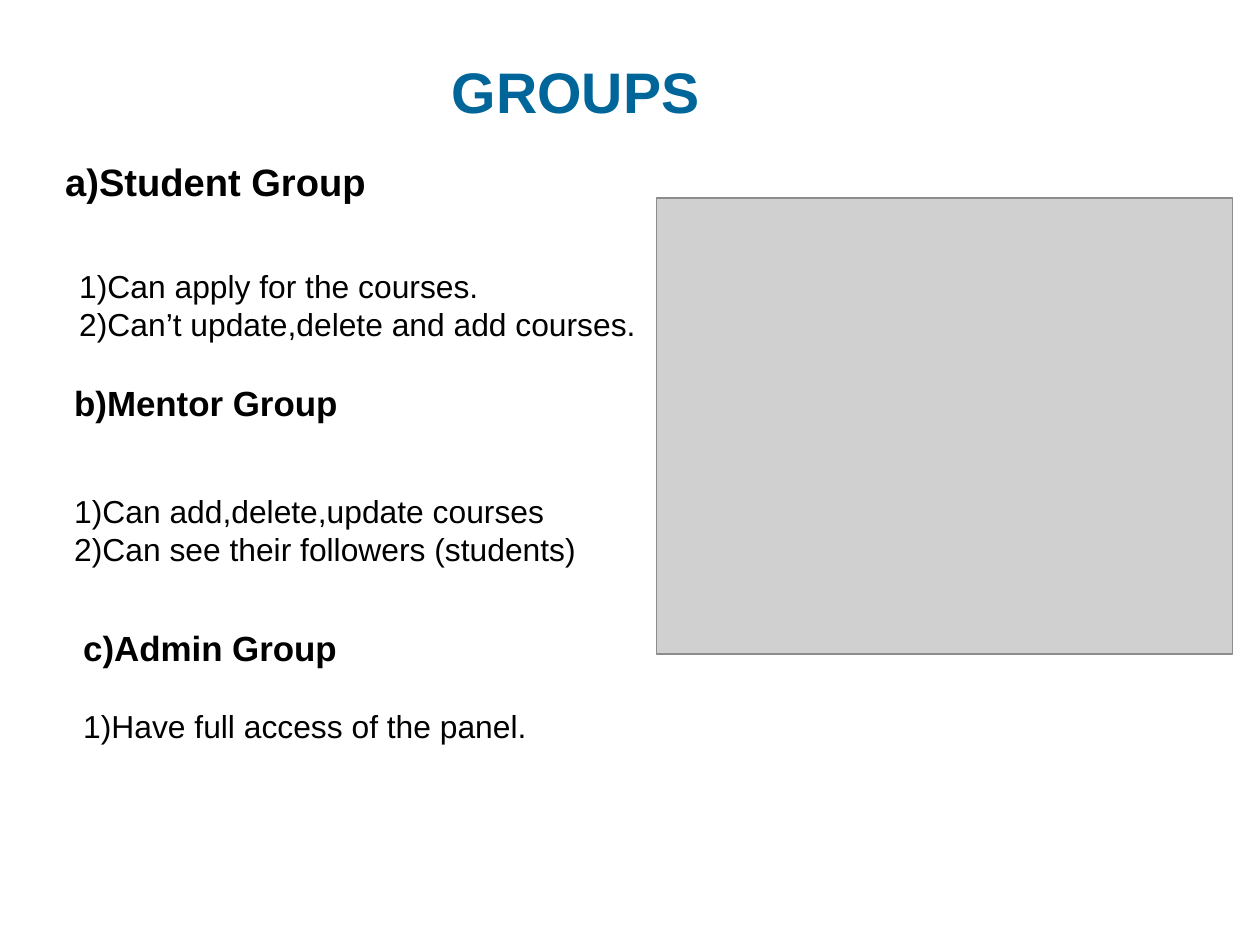
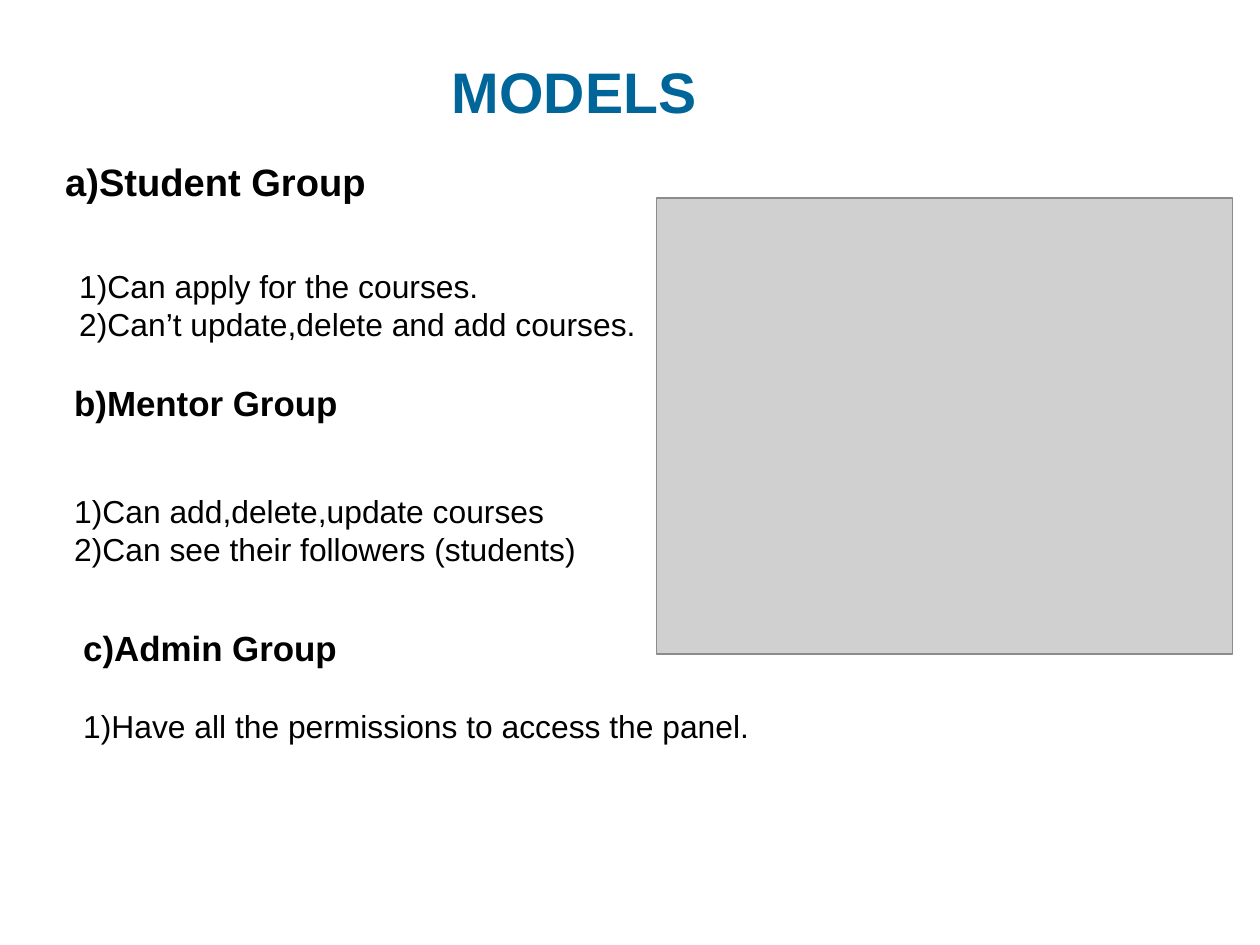
Before and after one commit to lokesh9026/backend, a slide deck: slide 5 of djangoproject/ppt.odp (slide 4 before the commit). Drawn at 1260x945 pixels with LibreOffice and Linux fonts; fonts in the diff are those of the drawing; grey boxes stand for pictures; background and template pictures are left out. Boxes give left, top, right and bottom in pixels: in the first picture for what was removed or moved away, otherwise in the second. Text is boxed around its words. In the diff, an @@ line names an element or a change of style, - is before the commit and + after.

```diff
--- a/djangoproject/ppt.odp
+++ b/djangoproject/ppt.odp
@@ title at box(452, 73, 696, 114): text changed @@
-GROUPS
+MODELS
@@ text at box(83, 715, 749, 744): text changed @@
-1)Have full access of the panel.
+1)Have all the permissions to access the panel.
```
Also in this commit, not shown: 3 other slides changed, 2 slides added, 4 slides removed, 30 other files.
